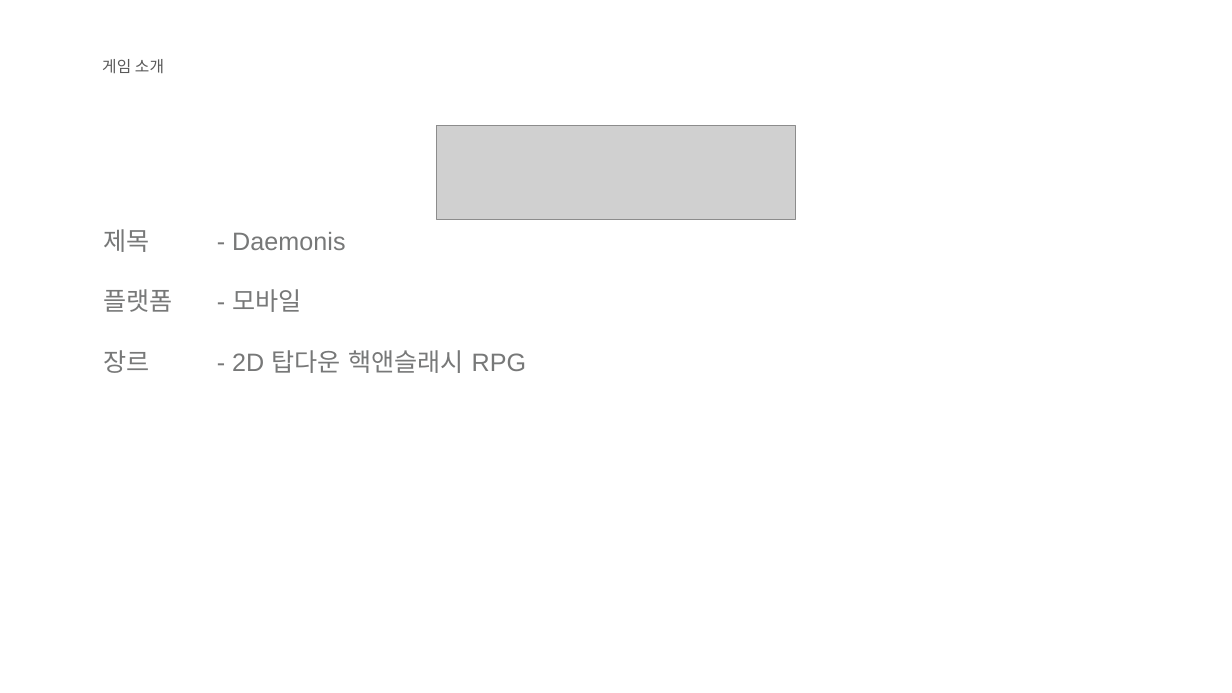
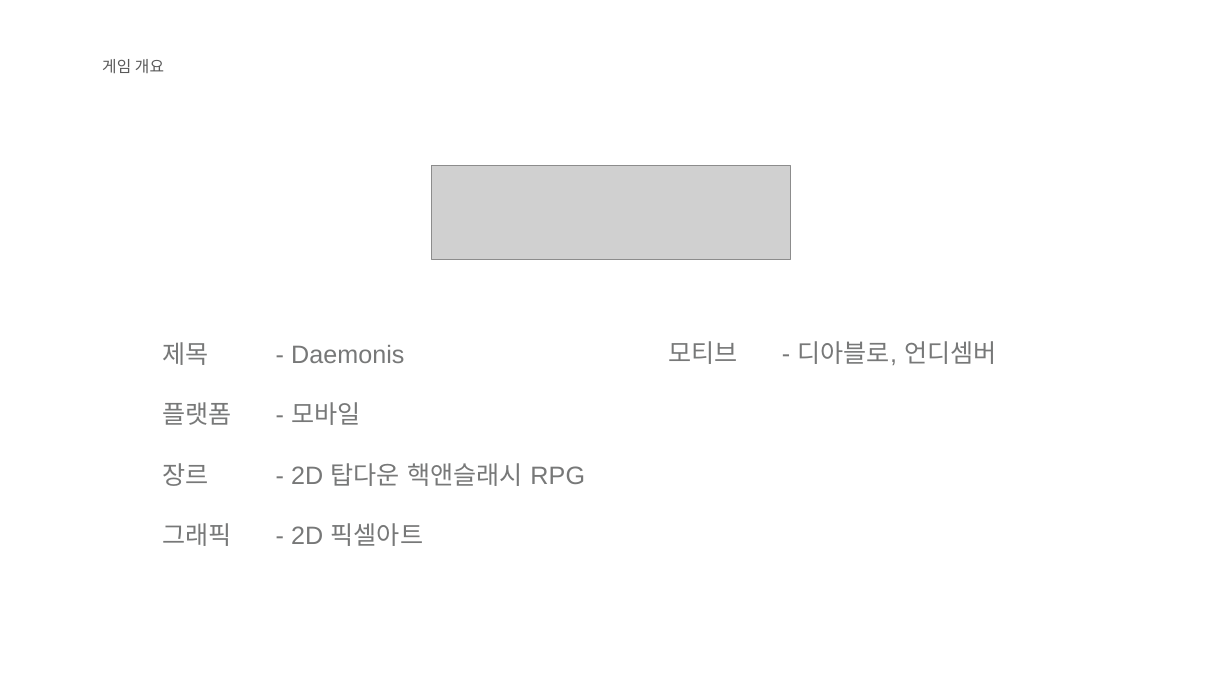
Before and after one commit to KJGoody/Daemonis, a slide deck: slide 3 of Deamonis(데모니스) 기획서/Daemonis PPT.pptx. Drawn at 1232x693 pixels with LibreOffice and Linux fonts; fonts in the diff are those of the drawing; grey boxes stand for pictures; background and template pictures are left out. Boxes give left, top, right and bottom in pixels: in the first picture for what was removed or moved away, otherwise in the second. Text is boxed around its words. In the diff, an @@ line names an element or a change of style, - is before the commit and + after.

```diff
--- a/Deamonis(데모니스) 기획서/Daemonis PPT.pptx
+++ b/Deamonis(데모니스) 기획서/Daemonis PPT.pptx
@@ text at [102, 59, 164, 73]: text changed @@
-게임 소개
+게임 개요
@@ picture: place and size @@
-picture at [437, 126, 796, 220]
+picture at [432, 165, 790, 260]
@@ text "제목 - Daemonis": place and size @@
-text "제목 - Daemonis" at [103, 229, 527, 373]
+text "제목 - Daemonis" at [162, 342, 585, 546]
@@ text added at [668, 341, 997, 365], 19.6 pt, text #777878 @@
+모티브 - 디아블로, 언디셈버
@@ text at [162, 523, 423, 546]: paragraph added @@
+그래픽 - 2D 픽셀아트
```
Also in this commit, not shown: 9 slides added, 1 slide removed.
